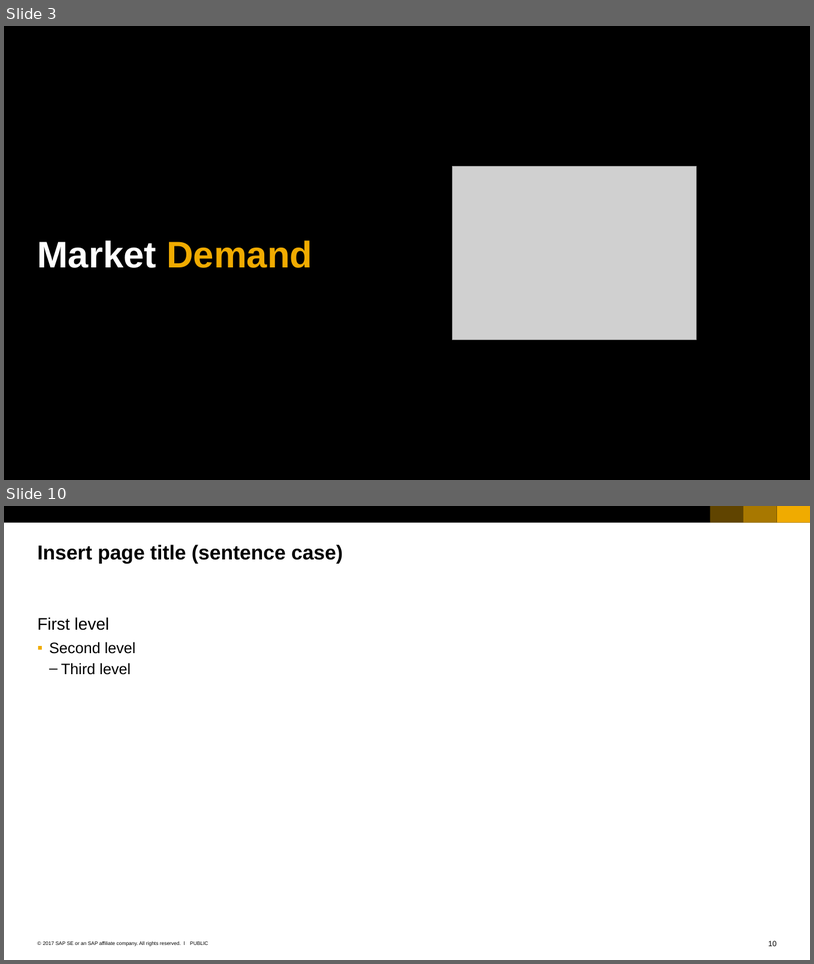
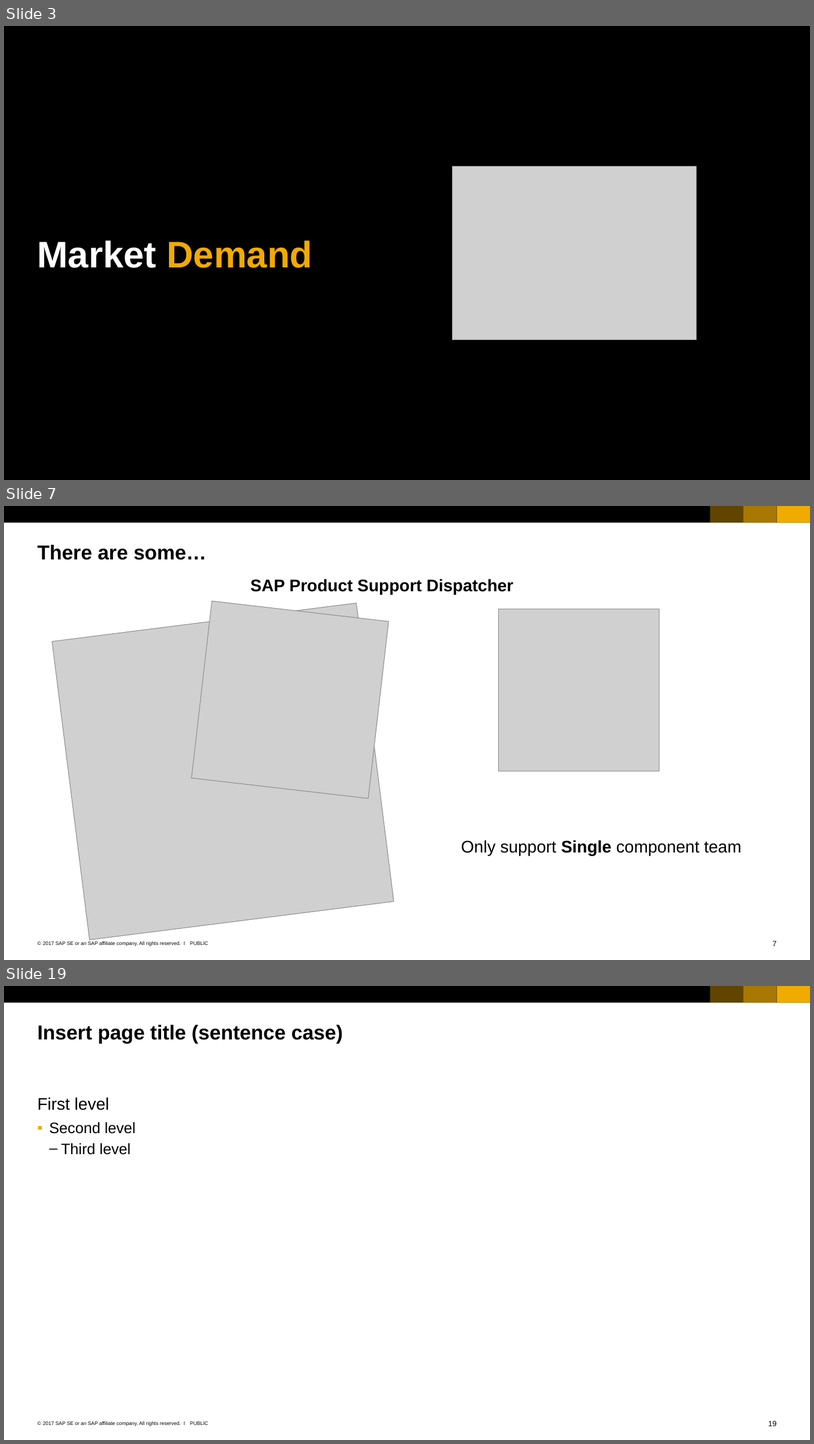
Before and after one commit to Ahaan17Saroch/Queue-Manager-Cloud-Dispatcher, a slide deck: SAP_2017_16x9_black_and_white.pptx. Shown one above the other, each under a label of ours: slides 3 and 10 before the commit, slides 3, 7 and 19 after it; the slides between them are not shown. The pictures are 814x964 and 814x1444 pixels, drawn with LibreOffice and Linux fonts; fonts in the diff are those of the drawing; grey boxes stand for pictures. Boxes give left, top, right and bottom in pixels: in the first picture for what was removed or moved away, otherwise in the second. Text is boxed around its words. In the diff, an @@ line names an element or a change of style, - is before the commit and + after.

```diff
--- a/SAP_2017_16x9_black_and_white.pptx
+++ b/SAP_2017_16x9_black_and_white.pptx
@@ slide 7 added at (x1=4, y1=506, x2=810, y2=960), background #FFFFFF; not listed: 7 template elements that a slide beside it also shows @@
@@ title added at (x1=38, y1=544, x2=206, y2=560), 24 pt, text #000000, bold @@
+There are some…
@@ text added at (x1=251, y1=579, x2=514, y2=594), 20 pt, text #000000, bold @@
+SAP Product Support Dispatcher
@@ picture added at (x1=52, y1=603, x2=394, y2=939) @@
@@ picture added at (x1=191, y1=601, x2=389, y2=798) @@
@@ picture added at (x1=498, y1=609, x2=659, y2=771) @@
@@ text added at (x1=461, y1=840, x2=741, y2=855), 20 pt, text #000000 @@
+Only support Single component team
@@ what was slide 10 is now slide 19 @@
@@ page number at (x1=768, y1=1420, x2=777, y2=1426): text changed @@
-10
+19
```
Also in this commit, not shown: 14 other slides added, 6 slides removed, 1 other file.
